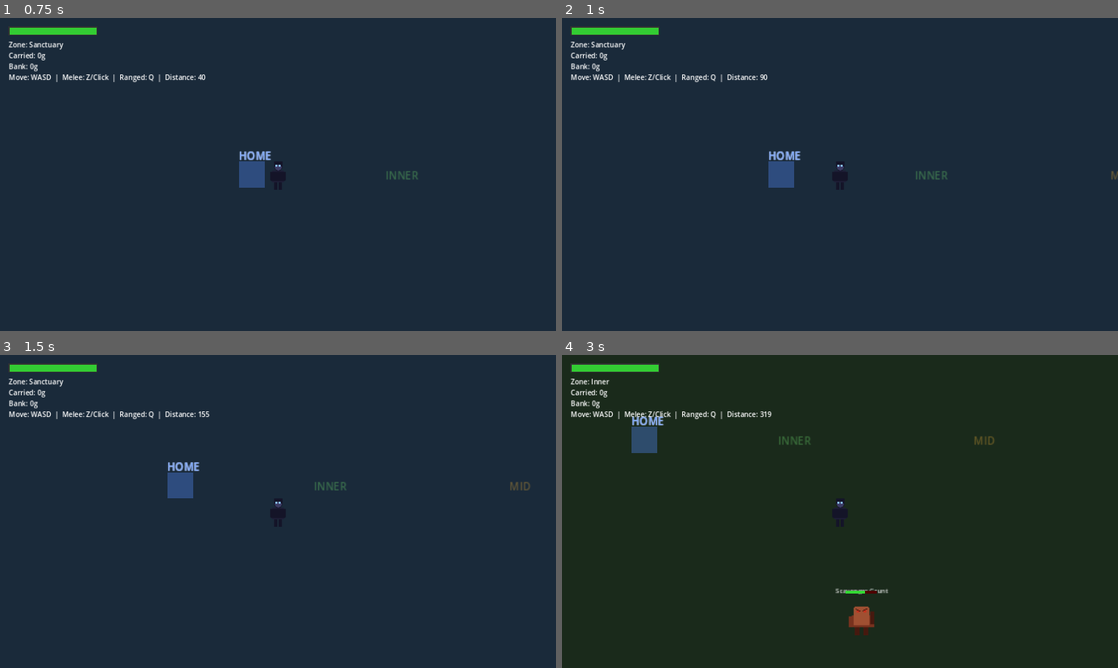
Above: before the commit, frames 1-4 (two rows, left to right).
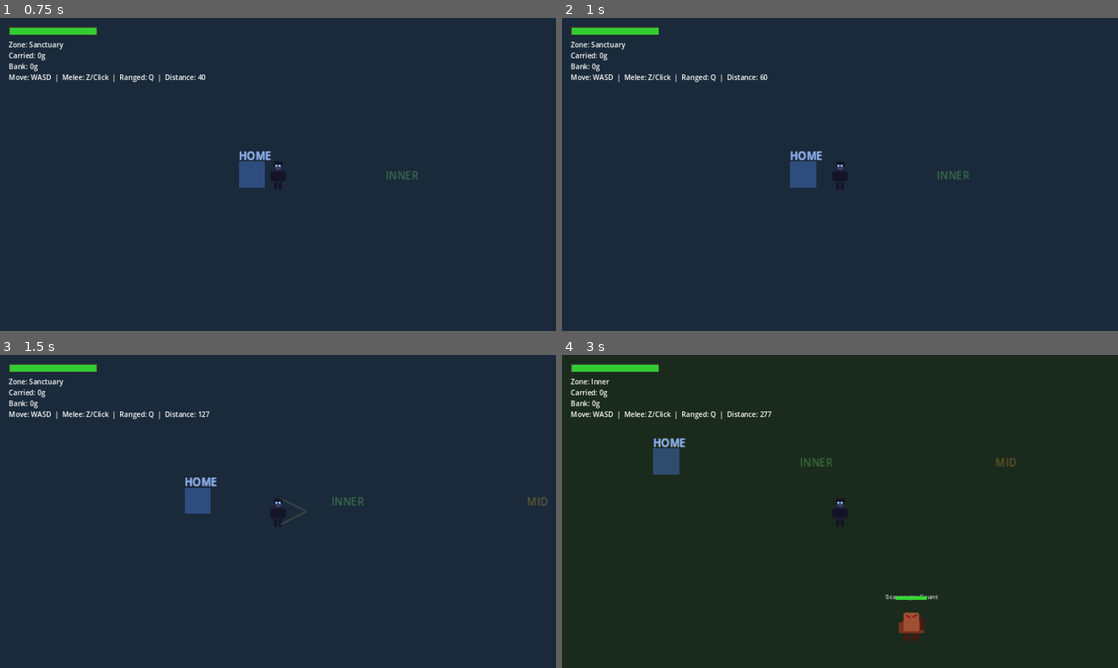
Above: after the commit, the same moments.

Repository: cbradshaw11/game-concept
Game: Godot game, scene res://scenes/world/world_scene.tscn
Same seed, same stepped clock (60 frames per second), same inputs: the game is played once before the commit and once after it.
Inputs (mouse positions are in pixels of both pictures, inside the frame that each line leads up to):
- Up to frame 1 (0.75 s): tap Enter at 0.5 s; move the mouse to (400, 158) at 0.52 s; hold Right (ui_right) from 0.53 s (still down); tap Space (attack) at 0.6 s
- Up to frame 2 (1 s): keep holding Right (ui_right); click (962, 158) at 0.8 s
- Up to frame 3 (1.5 s): move the mouse to (166, 527) at 1.27 s; release Right (ui_right) at 1.28 s; hold Down (ui_down) from 1.28 s (still down); click (166, 527) at 1.35 s
- Up to frame 4 (3 s): tap Q (attack_ranged) at 1.55, 2.1 s; move the mouse to (895, 442) at 2.02 s; release Down (ui_down) at 2.03 s; hold Right (ui_right) 2.03-2.78 s; tap Space (attack) at 2.3, 2.85 s; move the mouse to (812, 574) at 2.77 s; hold Up (ui_up) from 2.78 s (still down)

Frame 1 is identical in both runs. In frame 2, 1.0% of the frame differs, in the area x 35-100%, y 18-55%; in frame 3, 1.2%; in frame 4, 2.2%, in the area x 12-82%, y 18-92%.

Commit message:
feat: melee sword arc + player lunge, ranged projectile flies to target

Diff:
--- a/game/scenes/world/world_scene.gd
+++ b/game/scenes/world/world_scene.gd
@@ -86,31 +86,74 @@
 	attack_cooldown -= delta
 	if attack_cooldown > 0.0:
 		return
-	var did_attack := false
 	if Input.is_action_just_pressed("attack_melee"):
-		# Melee — hit enemies within 80px
-		for enemy in enemies:
-			if not is_instance_valid(enemy) or not enemy.get_meta("alive", false):
-				continue
-			if player.position.distance_to(enemy.position) <= 80.0:
-				_deal_damage_to_enemy(enemy, 15)
-		did_attack = true
+		_do_melee_attack()
 		attack_cooldown = 0.5
 	elif Input.is_action_just_pressed("attack_ranged"):
-		# Ranged — hit nearest enemy within 400px
-		var nearest: Node2D = null
-		var nearest_dist := 400.0
-		for enemy in enemies:
-			if not is_instance_valid(enemy) or not enemy.get_meta("alive", false):
-				continue
-			var d: float = player.position.distance_to(enemy.position)
-			if d < nearest_dist:
-				nearest_dist = d
-				nearest = enemy
-		if nearest != null:
+		_do_ranged_attack()
+		attack_cooldown = 0.8
+
+func _do_melee_attack() -> void:
+	# Lunge player sprite forward toward nearest enemy
+	var nearest: Node2D = _get_nearest_enemy(120.0)
+	var lunge_dir := Vector2.RIGHT
+	if nearest != null:
+		lunge_dir = (nearest.position - player.position).normalized()
+	var origin: Vector2 = player.position
+	var tw := create_tween()
+	tw.tween_property(player, "position", origin + lunge_dir * 18.0, 0.07)
+	tw.tween_property(player, "position", origin, 0.1)
+
+	# Sword arc — white/yellow Line2D that fades out
+	var arc := Line2D.new()
+	arc.width = 3.0
+	arc.default_color = Color(1.0, 0.95, 0.5, 1.0)
+	var arc_origin: Vector2 = player.position + lunge_dir * 10.0
+	var perp := Vector2(-lunge_dir.y, lunge_dir.x)
+	arc.add_point(arc_origin + perp * 20.0)
+	arc.add_point(arc_origin + lunge_dir * 40.0)
+	arc.add_point(arc_origin - perp * 20.0)
+	add_child(arc)
+	var arc_tw := create_tween()
+	arc_tw.tween_property(arc, "modulate:a", 0.0, 0.15)
+	arc_tw.tween_callback(arc.queue_free)
+
+	# Deal damage to enemies in range
+	for enemy in enemies:
+		if not is_instance_valid(enemy) or not enemy.get_meta("alive", false):
+			continue
+		if player.position.distance_to(enemy.position) <= 80.0:
+			_deal_damage_to_enemy(enemy, 15)
+
+func _do_ranged_attack() -> void:
+	var nearest: Node2D = _get_nearest_enemy(500.0)
+	if nearest == null:
+		return
+	# Spawn a white projectile that flies to the enemy
+	var proj := ColorRect.new()
+	proj.size = Vector2(10, 10)
+	proj.color = Color(0.9, 0.95, 1.0)
+	proj.position = player.position - Vector2(5, 5)
+	add_child(proj)
+	var tw := create_tween()
+	tw.tween_property(proj, "position", nearest.position - Vector2(5, 5), 0.25)
+	tw.tween_callback(func():
+		proj.queue_free()
+		if is_instance_valid(nearest) and nearest.get_meta("alive", false):
 			_deal_damage_to_enemy(nearest, 20)
-		did_attack = true
-		attack_cooldown = 0.8
+	)
+
+func _get_nearest_enemy(max_dist: float) -> Node2D:
+	var nearest: Node2D = null
+	var nearest_dist: float = max_dist
+	for enemy in enemies:
+		if not is_instance_valid(enemy) or not enemy.get_meta("alive", false):
+			continue
+		var d: float = player.position.distance_to(enemy.position)
+		if d < nearest_dist:
+			nearest_dist = d
+			nearest = enemy
+	return nearest
 
 func _deal_damage_to_enemy(enemy: Node2D, dmg: int) -> void:
 	var hp: int = enemy.get_meta("hp", 0)
